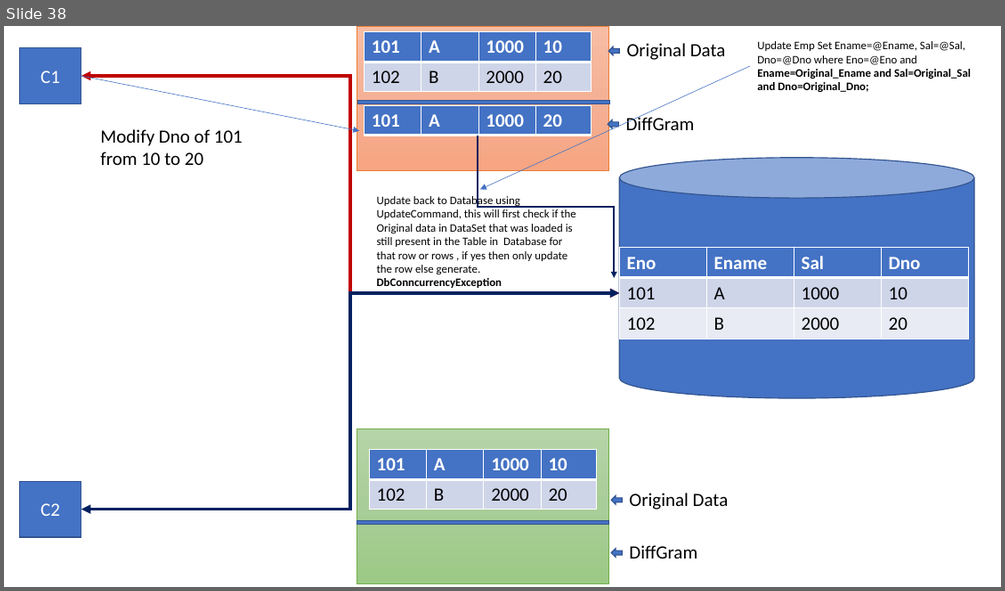
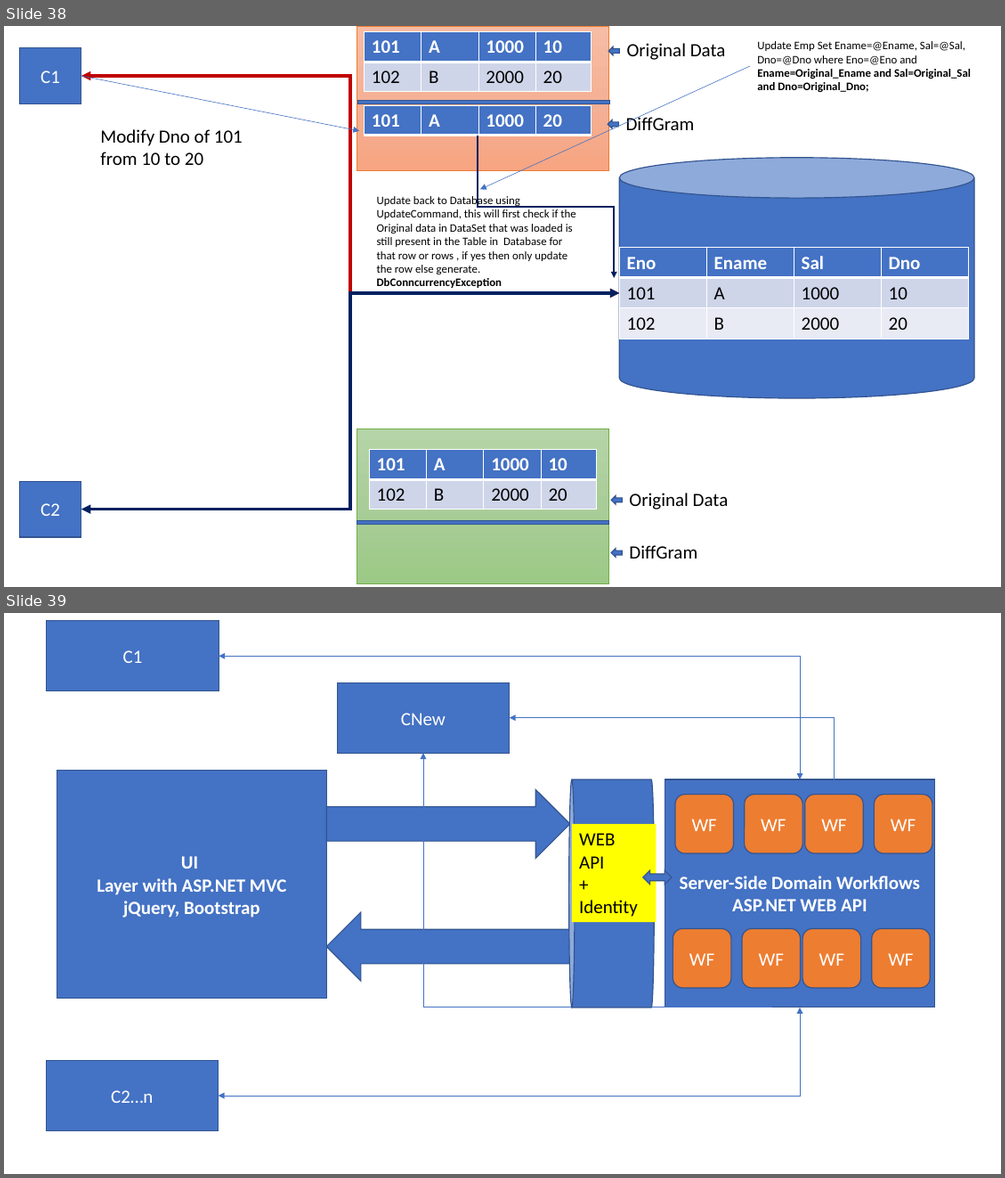
Before and after one commit to maheshsabnis/mbaspnetcore, a slide deck: mbaspnetcore6/MB_Training_Images.pptx. Shown one above the other, each under a label of ours: slide 38 before the commit, slides 38 and 39 after it. The pictures are 1005x591 and 1005x1178 pixels, drawn with LibreOffice and Linux fonts; fonts in the diff are those of the drawing. Boxes give left, top, right and bottom in pixels: in the first picture for what was removed or moved away, otherwise in the second. Text is boxed around its words. In the diff, an @@ line names an element or a change of style, - is before the commit and + after.

```diff
--- a/mbaspnetcore6/MB_Training_Images.pptx
+++ b/mbaspnetcore6/MB_Training_Images.pptx
@@ slide 39 added at (4, 613, 1001, 1174), background #FFFFFF @@
@@ rectangle added at (47, 620, 218, 690), fill #4472C4, outline #325491 1 pt, 18 pt, text #FFFFFF @@
+C1
@@ elbow double arrow added from (218, 657) to (800, 779), #4472C4 0.5 pt @@
@@ rectangle added at (338, 682, 510, 753), fill #4472C4, outline #325491 1 pt, 18 pt, text #FFFFFF @@
+CNew
@@ elbow double arrow added from (510, 718) to (834, 794), #4472C4 0.5 pt @@
@@ rectangle added at (57, 770, 326, 998), fill #4472C4, outline #325491 1 pt, 18 pt, text #FFFFFF, bold @@
+UI
+Layer with ASP.NET MVC
+jQuery, Bootstrap
@@ elbow double arrow added from (423, 753) to (771, 988), #4472C4 0.5 pt @@
@@ right arrow added at (326, 789, 570, 859), fill #4472C4, outline #325491 1 pt @@
@@ cylinder added at (569, 779, 655, 1007), fill #4472C4, outline #325491 1 pt @@
@@ rectangle added at (665, 779, 934, 1008), fill #4472C4, outline #325491 1 pt, 18 pt, text #FFFFFF, bold @@
+Server-Side Domain Workflows
+ASP.NET WEB API
@@ rounded rectangle added at (676, 794, 734, 853), fill #ED7D31, outline #325491 1 pt, 18 pt, text #FFFFFF @@
+WF
@@ rounded rectangle added at (744, 794, 802, 853), fill #ED7D31, outline #325491 1 pt, 18 pt, text #FFFFFF @@
+WF
@@ rounded rectangle added at (805, 794, 863, 853), fill #ED7D31, outline #325491 1 pt, 18 pt, text #FFFFFF @@
+WF
@@ rounded rectangle added at (874, 794, 933, 853), fill #ED7D31, outline #325491 1 pt, 18 pt, text #FFFFFF @@
+WF
@@ rectangle added at (572, 824, 656, 922), fill #FFFF00, 18 pt, text #000000 @@
+WEB
+API
++
+Identity
@@ left right arrow added at (643, 870, 672, 884), fill #4472C4, outline #325491 1 pt @@
@@ left arrow added at (326, 912, 570, 981), fill #4472C4, outline #325491 1 pt @@
@@ rounded rectangle added at (673, 929, 732, 988), fill #ED7D31, outline #325491 1 pt, 18 pt, text #FFFFFF @@
+WF
@@ rounded rectangle added at (742, 929, 801, 988), fill #ED7D31, outline #325491 1 pt, 18 pt, text #FFFFFF @@
+WF
@@ rounded rectangle added at (802, 929, 861, 988), fill #ED7D31, outline #325491 1 pt, 18 pt, text #FFFFFF @@
+WF
@@ rounded rectangle added at (872, 929, 930, 988), fill #ED7D31, outline #325491 1 pt, 18 pt, text #FFFFFF @@
+WF
@@ elbow double arrow added from (218, 1095) to (800, 1007), #4472C4 0.5 pt @@
@@ rectangle added at (46, 1060, 218, 1130), fill #4472C4, outline #325491 1 pt, 18 pt, text #FFFFFF @@
+C2…n
```
Also in this commit, not shown: 1 slide changed, 4 other slides added, 2 other files.
